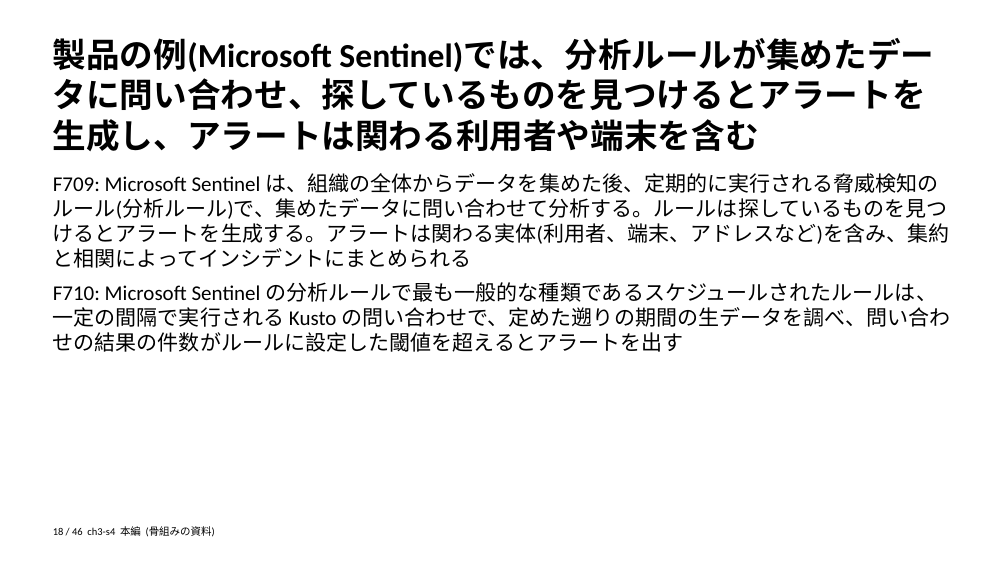
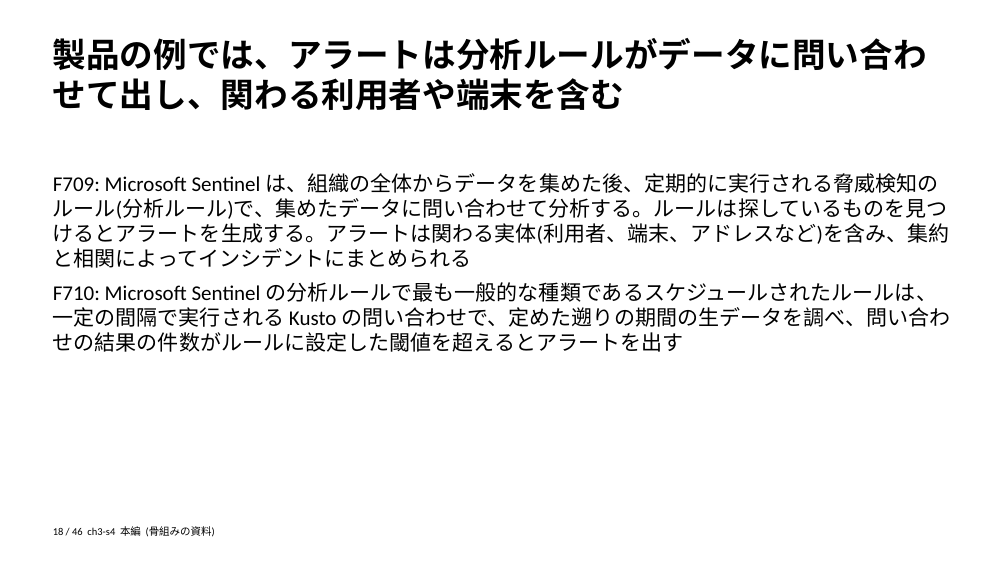
Before and after one commit to zyuuryuu/PPTX-Planner, a slide deck: slide 18 of trial/deck/preview/skeleton.pptx. Drawn at 1008x567 pixels with LibreOffice and Linux fonts; fonts in the diff are those of the drawing. Boxes give left, top, right and bottom in pixels: in the first picture for what was removed or moved away, otherwise in the second. Text is boxed around its words. In the diff, an @@ line names an element or a change of style, - is before the commit and + after.

```diff
--- a/trial/deck/preview/skeleton.pptx
+++ b/trial/deck/preview/skeleton.pptx
@@ text at <box>53,38,927,110</box>: text changed @@
-製品の例(Microsoft Sentinel)では、分析ルールが集めたデータに問い合わせ、探しているものを見つけるとアラートを生成し、アラートは関わる利用者や端末を含む
+製品の例では、アラートは分析ルールがデータに問い合わせて出し、関わる利用者や端末を含む
```
Also in this commit, not shown: 27 other slides changed, 6 other files.
